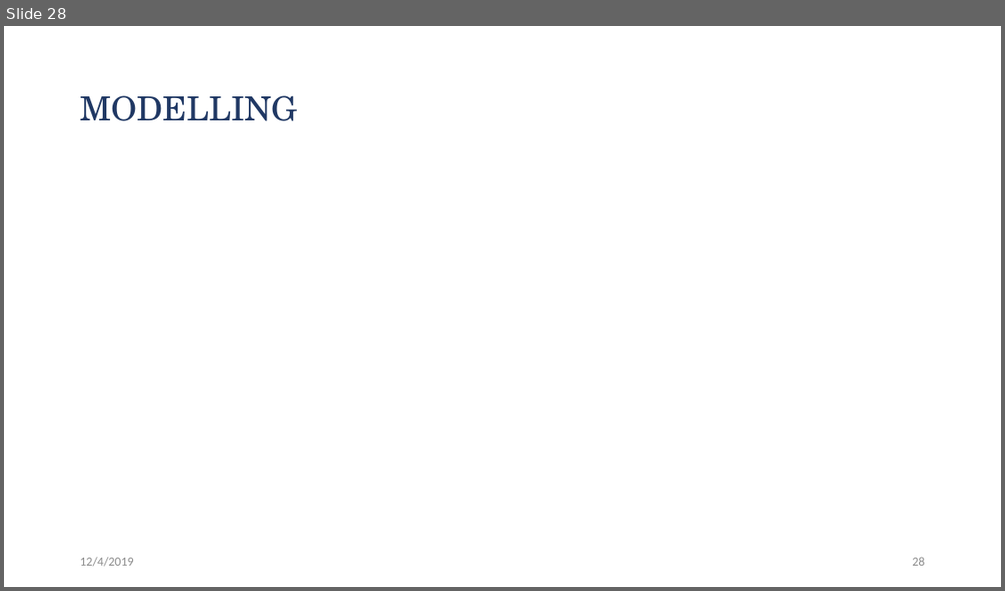
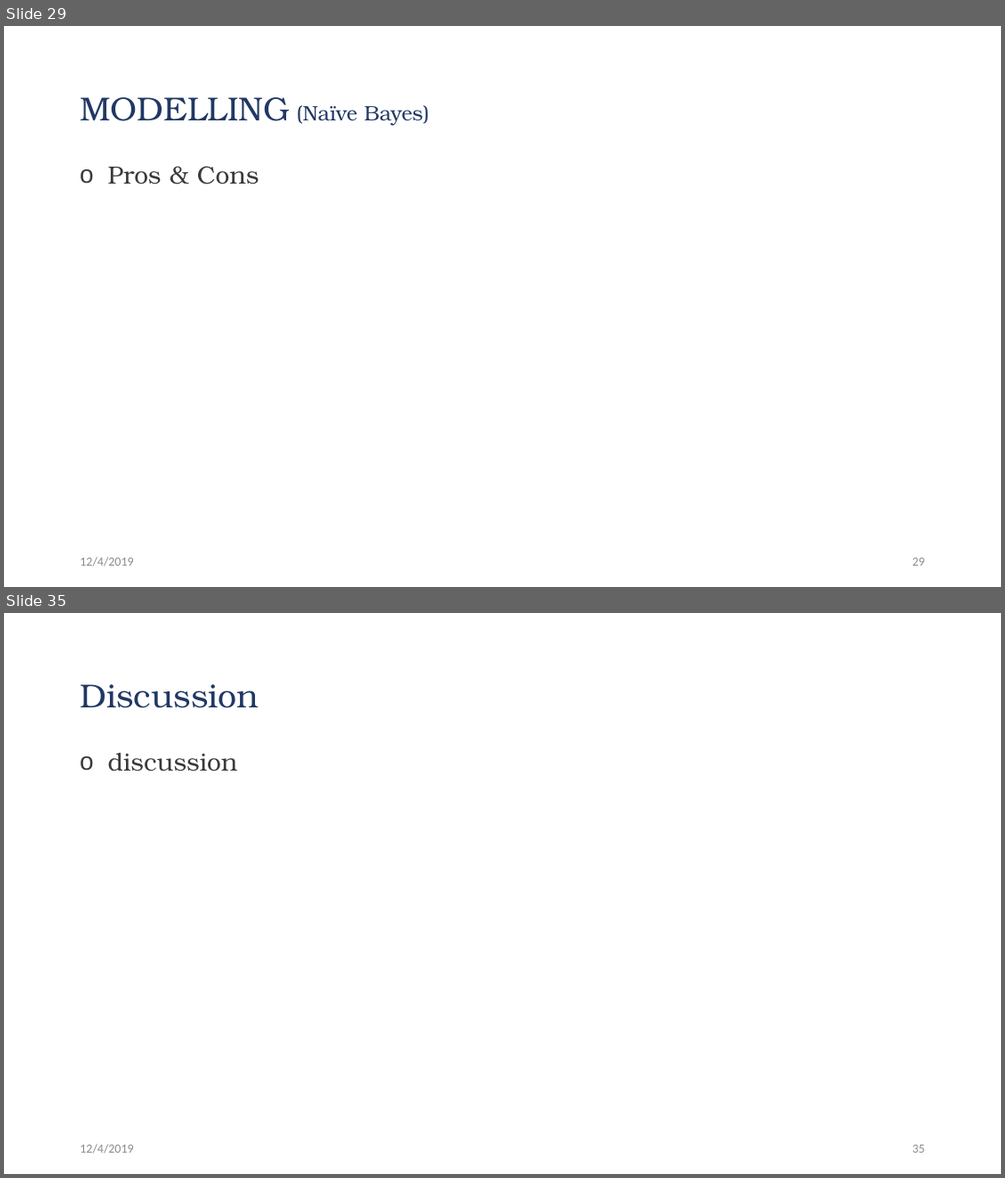
Before and after one commit to Jwen-pg/cds501-predicting-heart-disease, a slide deck: presentation.pptx. Shown one above the other, each under a label of ours: slide 28 before the commit, slides 29 and 35 after it; the slides between them are not shown. The pictures are 1005x591 and 1005x1178 pixels, drawn with LibreOffice and Linux fonts; fonts in the diff are those of the drawing. Boxes give left, top, right and bottom in pixels: in the first picture for what was removed or moved away, otherwise in the second. Text is boxed around its words. In the diff, an @@ line names an element or a change of style, - is before the commit and + after.

```diff
--- a/presentation.pptx
+++ b/presentation.pptx
@@ slide 35 added at box(4, 613, 1001, 1174), background #FFFFFF @@
@@ title added at box(80, 684, 259, 708), 32 pt, text #203864 @@
+Discussion
@@ text added at box(108, 753, 238, 771), 24 pt, text #3B3838 @@
+o discussion
@@ text added at box(80, 1143, 133, 1153), 12 pt, text #8C8C8C @@
+12/4/2019
@@ page number added at box(912, 1144, 924, 1152), 12 pt, text #8C8C8C @@
+35
@@ what was slide 28 is now slide 29 @@
@@ slide 29 changed as well @@
@@ title at box(80, 97, 429, 126): text changed; size 32 to 20 pt; font TeX Gyre Schola to TeX Gyre Bonum @@
-MODELLING
+MODELLING (Naïve Bayes)
@@ text added at box(108, 166, 259, 184), 24 pt, text #3B3838 @@
+o Pros & Cons
@@ page number at box(912, 557, 924, 565): text changed @@
-28
+29
```
Also in this commit, not shown: 6 other slides changed, 7 other slides added, 1 slide removed.
